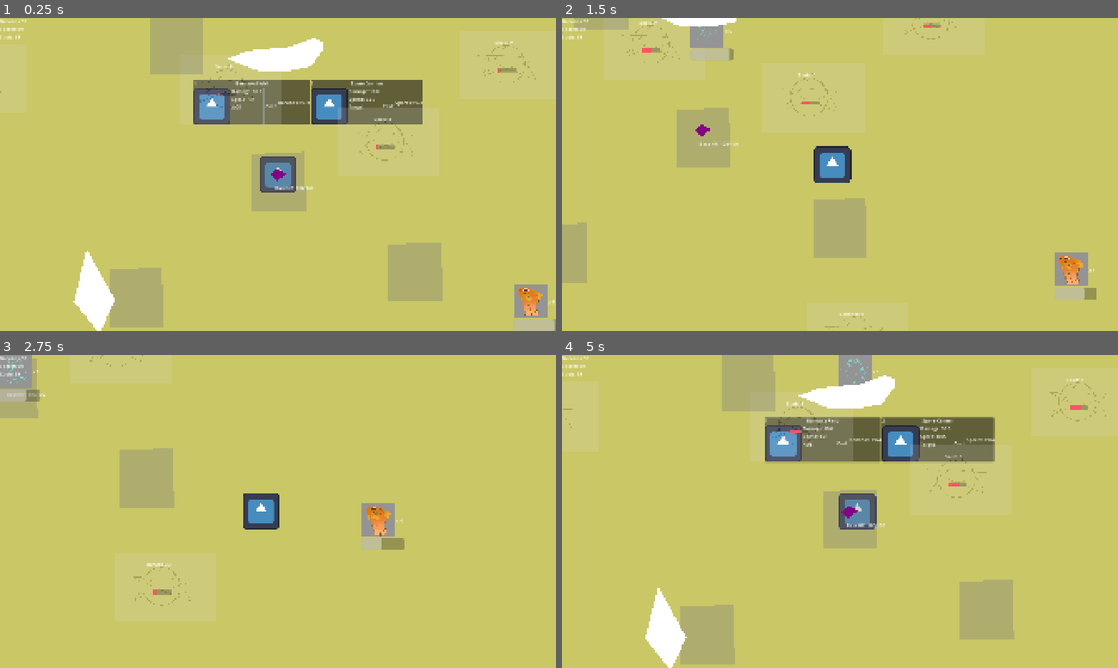
Above: before the commit, frames 1-4 (two rows, left to right).
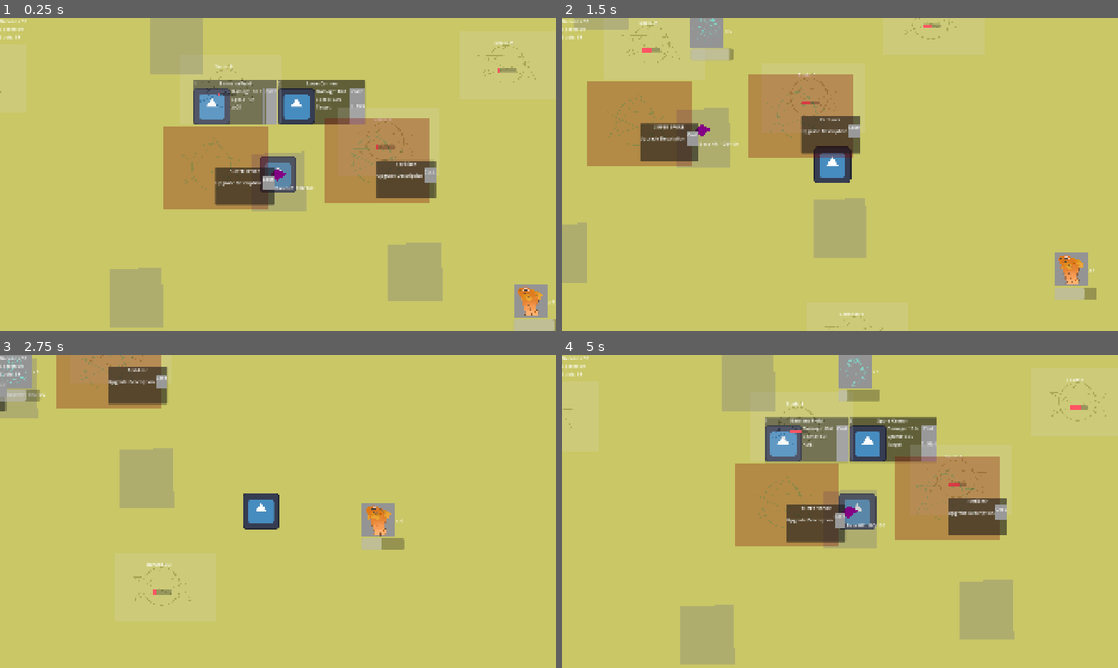
Above: after the commit, the same moments.

Repository: skeeeth/Allstar-Cult-Slip
Game: Godot game, scene res://Source/Level/World/World.tscn
Same seed, same stepped clock (60 frames per second), same inputs: the game is played once before the commit and once after it. The engine's default icon, where the game draws it, is replaced by a stand-in: a white triangle on a blue panel in a dark square.
Inputs:
- Up to frame 1 (0.25 s): no input
- Up to frame 2 (1.5 s): hold D (right) 0.53-1.28 s; hold E (Interact) 0.53-1.28 s; tap 1 (one) at 0.8, 1.35 s; hold S (down) from 1.28 s (still down)
- Up to frame 3 (2.75 s): tap E (Interact) at 1.55 s; release S (down) at 2.03 s; hold D (right) from 2.03 s (still down); hold E (Interact) from 2.03 s (still down); tap 1 (one) at 2.3 s
- Up to frame 4 (5 s): release D (right) at 2.78 s; release E (Interact) at 2.78 s; hold W (up) 2.78-3.53 s; tap 1 (one) at 2.85, 3.8 s; tap E (Interact) at 3.05, 4.55 s; hold 3 (three) 3.53-4.28 s; hold A (left) from 3.53 s (still down); tap 2 (two) at 4.35 s

The runs differ from the first frame. In frame 1, 16% of the frame differs, in the area x 13-79%, y 6-100%; in frame 2, 11%; in frame 3, 3.5%; in frame 4, 16%, in the area x 15-80%, y 6-100%.

Commit message:
Upgrade Flow

Diff:
--- a/Resources/Towers/BananaField.tres
+++ b/Resources/Towers/BananaField.tres
@@ -7,8 +7,5 @@
 script = ExtResource("1_k20hp")
 tower_name = "Bannana Field"
 sprite = ExtResource("2_dyxgp")
-cost = Dictionary[String, int]({
-"Bananas": 4
-})
 area_size = 200.0
 metadata/_custom_type_script = "uid://dlv0kunqio4rh"
--- a/Resources/Towers/Spore Cannon.tres
+++ b/Resources/Towers/Spore Cannon.tres
@@ -7,8 +7,8 @@
 script = ExtResource("1_6b1dq")
 tower_name = "Spore Cannon"
 sprite = ExtResource("2_js56t")
-cost = Dictionary[String, int]({
-"Spores": 4
+cost = Dictionary[int, int]({
+1: 4
 })
 trigger_condition = 1
 trigger_time = 0.05
--- a/Resources/Towers/SuperSpore.tres
+++ b/Resources/Towers/SuperSpore.tres
@@ -7,8 +7,9 @@
 script = ExtResource("1_51p4v")
 tower_name = "SUPER Spore"
 sprite = ExtResource("2_hgmec")
-cost = Dictionary[String, int]({
-"Spores": 100
+cost = Dictionary[int, int]({
+1: 50,
+2: 1
 })
 trigger_time = 0.05
 effect_strength = 100.0
--- /dev/null
+++ b/Resources/Upgrades/fertilizer.tres
@@ -0,0 +1,14 @@
+[gd_resource type="Resource" script_class="Upgrade" format=3 uid="uid://drbsp1wvqv443"]
+
+[ext_resource type="Script" uid="uid://btarx67t2mdtf" path="res://Source/Interactable/Upgrade Offer/upgrade_data.gd" id="1_1nr5r"]
+[ext_resource type="Resource" uid="uid://dkh5n8jlq88wc" path="res://Resources/Towers/SuperSpore.tres" id="2_pp414"]
+
+[resource]
+script = ExtResource("1_1nr5r")
+name = "Fertilizer"
+type = 2
+tower_data = ExtResource("2_pp414")
+stat_increases = Dictionary[String, float]({
+"cadence_B": -1.0
+})
+metadata/_custom_type_script = "uid://btarx67t2mdtf"
--- a/Resources/Upgrades/super_spore_BP.tres
+++ b/Resources/Upgrades/super_spore_BP.tres
@@ -5,5 +5,6 @@
 
 [resource]
 script = ExtResource("1_1rx8l")
+name = "SUPER SPORE"
 tower_data = ExtResource("2_uttk6")
 metadata/_custom_type_script = "uid://btarx67t2mdtf"
--- a/Source/Interactable/Circle/resource_circle.gd
+++ b/Source/Interactable/Circle/resource_circle.gd
@@ -1,8 +1,9 @@
 extends Node2D
+class_name ResourceCircle
 
 @export var cadence:float = 10
 var progress:float = 0
-@export var type:String
+@export var type:ResourceManager.ResourceTypes
 var store:int
 
 @onready var interact_hitbox: Interactable = $"Interaction Area"
@@ -11,11 +12,12 @@
 
 func _ready() -> void:
 	interact_hitbox.interacted.connect(on_interaction)
+	ResourceManager.stat_change.connect(stat_change)
 	roll_resource()
 
 func on_interaction():
 	if store >= 1:
-		ResourceManager.add_resource(type,store)
+		ResourceManager.add_resource(ResourceManager.ResourceNames[type],store)
 		store = 0
 		progress = 0
 		roll_resource()
@@ -31,11 +33,30 @@
 
 func roll_resource():
 	var t = ResourceManager.ResourceTypes.values().pick_random()
-	type = ResourceManager.ResourceNames[t]
+	type = t
 	cadence = ResourceManager.ResourceCadence[t]
 
 	progress_bar.max_value = cadence
 	_set_text()
 
 func _set_text():
-	count_text.text = "%s: %s" % [type,store]
+	count_text.text = "%s: %s" % [ResourceManager.ResourceNames[type],store]
+
+
+func stat_change():
+	cadence =  ResourceManager.ResourceCadence[type]
+
+static func get_upgrade(dict:Dictionary[String,float]):
+	#man this seems really ugly but i dont know what other kind of type safety
+	# i can do to decouple
+
+	for key in dict:
+		match key:
+			"cadence_O":
+				ResourceManager.change_cadence(
+					ResourceManager.ResourceTypes.O,
+					dict[key])
+			"cadence_B":
+				ResourceManager.change_cadence(
+					ResourceManager.ResourceTypes.B,
+					dict[key])
--- a/Source/Interactable/Tower Site/Build Info/TowerDisplay.gd
+++ b/Source/Interactable/Tower Site/Build Info/TowerDisplay.gd
@@ -6,7 +6,8 @@
 @onready var attack: Label = $"VBoxContainer/HBoxContainer/stat block/Attack"
 @onready var speed: Label = $"VBoxContainer/HBoxContainer/stat block/Speed"
 @onready var type: Label = $"VBoxContainer/HBoxContainer/stat block/Type"
-@onready var cost: Label = $VBoxContainer/HBoxContainer/VBoxContainer/Cost
+@export var cost: Cost_Block
+
 @onready var index_number: Label = $IndexNumber
 
 
@@ -27,21 +28,12 @@
 					data.trigger_conditions.UNIT_TIME else "AOE"
 	type.text = type_text
 
-	update_cost_text(data)
+	cost.update_cost_text(data.cost)
 
 
-func update_cost_text(data:TowerData):
-	#colored text here would be good but would bb code should have a
-	# fundamentally different approach
-	var cost_text:String = ""
-	for k in data.cost.keys():
-		cost_text += "%s: %s/%s\n" % [k, ResourceManager.current[k], data.cost[k]]
-
-	cost.text = cost_text
 
 func set_hover():
 	add_theme_stylebox_override("panel",hover_box)
 
 func clear_hover():
-
 	add_theme_stylebox_override("panel", unhover_box)
--- a/Source/Interactable/Tower Site/Build Info/TowerDisplay.tscn
+++ b/Source/Interactable/Tower Site/Build Info/TowerDisplay.tscn
@@ -2,6 +2,7 @@
 
 [ext_resource type="Script" uid="uid://c811mes3j7bpk" path="res://Source/Interactable/Tower Site/Build Info/TowerDisplay.gd" id="1_phg03"]
 [ext_resource type="Texture2D" uid="uid://c5kii1yvg8xpe" path="res://icon.svg" id="2_uac31"]
+[ext_resource type="PackedScene" uid="uid://dysyp1s6hpiwg" path="res://Source/Level/UI/Cost Block/CostBlock.tscn" id="3_uac31"]
 
 [sub_resource type="StyleBoxFlat" id="StyleBoxFlat_phg03"]
 content_margin_left = 0.0
@@ -19,10 +20,11 @@
 corner_radius_bottom_left = 3
 corner_detail = 5
 
-[node name="PanelContainer" type="PanelContainer" unique_id=1923559672]
+[node name="PanelContainer" type="PanelContainer" unique_id=1923559672 node_paths=PackedStringArray("cost")]
 offset_right = 40.0
 offset_bottom = 40.0
 script = ExtResource("1_phg03")
+cost = NodePath("VBoxContainer/HBoxContainer/Cost Block")
 hover_box = SubResource("StyleBoxFlat_phg03")
 
 [node name="VBoxContainer" type="VBoxContainer" parent="." unique_id=639481684]
@@ -58,20 +60,8 @@
 [node name="VSeparator" type="VSeparator" parent="VBoxContainer/HBoxContainer" unique_id=839121615]
 layout_mode = 2
 
-[node name="Label" type="Label" parent="VBoxContainer/HBoxContainer" unique_id=1136554067]
+[node name="Cost Block" parent="VBoxContainer/HBoxContainer" unique_id=2101558873 instance=ExtResource("3_uac31")]
 layout_mode = 2
-text = "Cost:"
-
-[node name="VBoxContainer" type="VBoxContainer" parent="VBoxContainer/HBoxContainer" unique_id=1828741668]
-layout_mode = 2
-
-[node name="Cost" type="Label" parent="VBoxContainer/HBoxContainer/VBoxContainer" unique_id=1488502190]
-layout_mode = 2
-size_flags_vertical = 3
-text = "Bananas: X
-Spores: X
-Souls: X"
-vertical_alignment = 1
 
 [node name="IndexNumber" type="Label" parent="." unique_id=1428570717]
 layout_mode = 2
--- a/Source/Interactable/Tower Site/tower_site.gd
+++ b/Source/Interactable/Tower Site/tower_site.gd
@@ -32,13 +32,15 @@
 	if !blueprint: return
 
 	for type in blueprint.cost:
+		var type_name = ResourceManager.ResourceNames[type]
 		#print(type)
-		if !ResourceManager.try_spend(type,blueprint.cost[type]):
+		if !ResourceManager.try_spend(type_name,blueprint.cost[type]):
 			#Resource Fail
 			return
 
 	for type in blueprint.cost:
-		ResourceManager.spend(type,blueprint.cost[type])
+		var type_name = ResourceManager.ResourceNames[type]
+		ResourceManager.spend(type_name,blueprint.cost[type])
 
 	#if no fail, then a success
 	var new_tower = Tower.create(blueprint)
--- a/Source/Interactable/Towers/TowerData.gd
+++ b/Source/Interactable/Towers/TowerData.gd
@@ -4,7 +4,7 @@
 @export var tower_name:String
 @export var sprite:Texture2D
 
-@export var cost:Dictionary[String,int]
+@export var cost:Dictionary[ResourceManager.ResourceTypes,int]
 
 enum trigger_conditions{AREA_TIME, UNIT_TIME, ENTRY, EXIT}
 @export var trigger_condition:trigger_conditions
--- a/Source/Interactable/Upgrade Offer/upgrade_data.gd
+++ b/Source/Interactable/Upgrade Offer/upgrade_data.gd
@@ -1,4 +1,17 @@
 extends Resource
 class_name Upgrade
 
+
+@export var name:String = "Upgrade Name"
+@export var description:String = "Upgrade Description"
+@export var cost:Dictionary[ResourceManager.ResourceTypes,int]
+
+
+@export var unlocks:Array[Upgrade] #circular ref danger?
+
+enum effects{BLUEPRINT, TOWER_BUFF, RESOURCE_BUFF}
+@export var type:effects
+
 @export var tower_data:TowerData
+
+@export var stat_increases:Dictionary[String, float]
--- /dev/null
+++ b/Source/Interactable/Upgrade Offer/upgrade_info.gd
@@ -0,0 +1,11 @@
+extends PanelContainer
+class_name UpgradeInfo
+
+@export var cost_block:Cost_Block
+@export var title_line:Label
+@export var description:Label
+
+func set_info(data:Upgrade):
+	cost_block.update_cost_text(data.cost)
+	title_line.text = data.name
+	description.text = data.description
--- /dev/null
+++ b/Source/Interactable/Upgrade Offer/upgrade_info.tscn
@@ -0,0 +1,31 @@
+[gd_scene format=3 uid="uid://c57kdddxeiw7f"]
+
+[ext_resource type="PackedScene" uid="uid://dysyp1s6hpiwg" path="res://Source/Level/UI/Cost Block/CostBlock.tscn" id="1_00scd"]
+[ext_resource type="Script" uid="uid://doilfccx5iltu" path="res://Source/Interactable/Upgrade Offer/upgrade_info.gd" id="1_8c17f"]
+
+[node name="Info Block" type="PanelContainer" unique_id=501015177 node_paths=PackedStringArray("cost_block", "title_line", "description")]
+offset_right = 184.0
+offset_bottom = 129.0
+script = ExtResource("1_8c17f")
+cost_block = NodePath("VBoxContainer/HBoxContainer/Cost Block")
+title_line = NodePath("VBoxContainer/Title")
+description = NodePath("VBoxContainer/HBoxContainer/Description")
+
+[node name="VBoxContainer" type="VBoxContainer" parent="." unique_id=882903248]
+layout_mode = 2
+
+[node name="Title" type="Label" parent="VBoxContainer" unique_id=2068518201]
+layout_mode = 2
+text = "Name"
+horizontal_alignment = 1
+
+[node name="HBoxContainer" type="HBoxContainer" parent="VBoxContainer" unique_id=310506525]
+layout_mode = 2
+
+[node name="Description" type="Label" parent="VBoxContainer/HBoxContainer" unique_id=1792499705]
+layout_mode = 2
+text = "Description:"
+
+[node name="Cost Block" parent="VBoxContainer/HBoxContainer" unique_id=1637814634 instance=ExtResource("1_00scd")]
+z_index = 1
+layout_mode = 2
--- a/Source/Interactable/Upgrade Offer/upgrade_offer.gd
+++ b/Source/Interactable/Upgrade Offer/upgrade_offer.gd
@@ -1,13 +1,61 @@
 extends Node2D
+class_name UpgradeOffer
+
 @export var interactable: Interactable
+@export var info_block:UpgradeInfo
+
+@export var interval:float
 
 @export var offer:Upgrade
 
+@export var starting_pool:Array[Upgrade]
+static var upgrade_pool:Array[Upgrade]
+
+func _ready() -> void:
+	upgrade_pool = starting_pool
+	change_offer()
+	interactable.interacted.connect(on_interact)
+	interactable.entered.connect(on_enter)
+	interactable.exited.connect(on_exit)
+
 func on_interact():
+	#check costs
+
 	apply_upgrade()
 
+func on_enter():
+	pass
+
+func on_exit():
+	pass
+
+func change_offer():
+	var new_blueprint:Upgrade = upgrade_pool.pick_random()
+	offer = new_blueprint
+	info_block.set_info(offer)
+
+
 func apply_upgrade():
-	TowerSite.add_pool(offer.tower_data)
+	#remove all instances of offer from pool
+	#cannot use simple array.erase(offer) because an upgrade may have been unlocked multiple times
+	upgrade_pool.filter(func(u): return u == offer)
+
+	#apply costs
+	for k in offer.cost:
+		ResourceManager.spend(ResourceManager.ResourceNames[k],offer.cost[k])
+
+	#add unlocks to pool
+	for u in offer.unlocks:
+		upgrade_pool.append(u)
+
+#region Do the damn thing
+	match  offer.type:
+		Upgrade.effects.BLUEPRINT:
+			TowerSite.add_pool(offer.tower_data)
+		Upgrade.effects.RESOURCE_BUFF:
+			ResourceCircle.get_upgrade(offer.stat_increases)
+#endregion
+
 
 
 func _input(event: InputEvent) -> void:
--- a/Source/Interactable/Upgrade Offer/upgrade_offer.tscn
+++ b/Source/Interactable/Upgrade Offer/upgrade_offer.tscn
@@ -2,9 +2,24 @@
 
 [ext_resource type="Script" uid="uid://ca3qtc7hrkhjc" path="res://Source/Interactable/Upgrade Offer/upgrade_offer.gd" id="1_0kqjk"]
 [ext_resource type="PackedScene" uid="uid://chb2l2bjixpa2" path="res://Source/Interactable/Interactable.tscn" id="1_pynd8"]
+[ext_resource type="Resource" uid="uid://bjhl4pu7f188b" path="res://Resources/Upgrades/super_spore_BP.tres" id="2_u85dk"]
+[ext_resource type="Script" uid="uid://btarx67t2mdtf" path="res://Source/Interactable/Upgrade Offer/upgrade_data.gd" id="3_51exp"]
+[ext_resource type="Texture2D" uid="uid://tpwhhityw7ig" path="res://Assets/CUSTOM PLACEHOLDER/Pentagram.png" id="5_hrwrk"]
+[ext_resource type="PackedScene" uid="uid://c57kdddxeiw7f" path="res://Source/Interactable/Upgrade Offer/upgrade_info.tscn" id="6_51exp"]
 
-[node name="Upgrade Offer" type="Node2D" unique_id=167568939 node_paths=PackedStringArray("interactable")]
+[node name="Upgrade Offer" type="Node2D" unique_id=167568939 node_paths=PackedStringArray("interactable", "info_block")]
 script = ExtResource("1_0kqjk")
 interactable = NodePath("Interaction Area")
+info_block = NodePath("Info Block")
+interval = 30.0
+offer = ExtResource("2_u85dk")
+starting_pool = Array[ExtResource("3_51exp")]([ExtResource("2_u85dk")])
 
 [node name="Interaction Area" parent="." unique_id=268138595 instance=ExtResource("1_pynd8")]
+
+[node name="Sprite2D" type="Sprite2D" parent="." unique_id=1400561317]
+modulate = Color(0.5137255, 0, 0, 0.30980393)
+scale = Vector2(0.4, 0.4)
+texture = ExtResource("5_hrwrk")
+
+[node name="Info Block" parent="." unique_id=501015177 instance=ExtResource("6_51exp")]
--- a/Source/Level/Resource/ResourceManager.gd
+++ b/Source/Level/Resource/ResourceManager.gd
@@ -2,6 +2,8 @@
 
 signal new_key(key:String, value:int)
 signal key_update(key:String, change:int)
+
+signal stat_change
 
 var current:Dictionary[String, int]
 enum ResourceTypes{B,O,U}
@@ -38,3 +40,13 @@
 	#only call if try_spend confirms the existance and amount of type
 	current[type] -= amount
 	key_update.emit(type,-amount)
+
+
+func get_current(key:ResourceManager.ResourceTypes):
+	return current[ResourceManager.ResourceNames[key]]
+
+
+func change_cadence(type:ResourceManager.ResourceTypes,amount:float):
+	ResourceCadence[type] += amount
+
+	stat_change.emit()
--- /dev/null
+++ b/Source/Level/UI/Cost Block/CostBlock.tscn
@@ -0,0 +1,31 @@
+[gd_scene format=3 uid="uid://dysyp1s6hpiwg"]
+
+[ext_resource type="Script" uid="uid://b880s5kkw8xm4" path="res://Source/Level/UI/Cost Block/cost_block.gd" id="1_tsj76"]
+
+[sub_resource type="StyleBoxFlat" id="StyleBoxFlat_hrwrk"]
+
+[node name="HBoxContainer" type="PanelContainer" unique_id=1637814634]
+offset_right = 133.0
+offset_bottom = 75.0
+theme_override_styles/panel = SubResource("StyleBoxFlat_hrwrk")
+script = ExtResource("1_tsj76")
+
+[node name="VBoxContainer" type="VBoxContainer" parent="." unique_id=602962653]
+layout_mode = 2
+
+[node name="Label" type="Label" parent="VBoxContainer" unique_id=1633243471]
+layout_mode = 2
+text = "Cost:"
+horizontal_alignment = 1
+
+[node name="Cost" type="Label" parent="VBoxContainer" unique_id=1459567687]
+layout_mode = 2
+size_flags_vertical = 3
+text = "Bananas: X
+Spores: X
+Souls: X"
+vertical_alignment = 1
+
+[node name="HBoxContainer" type="HBoxContainer" parent="." unique_id=1362616236]
+visible = false
+layout_mode = 2
--- /dev/null
+++ b/Source/Level/UI/Cost Block/cost_block.gd
@@ -0,0 +1,14 @@
+extends Container
+class_name Cost_Block
+
+@onready var cost: Label = $VBoxContainer/Cost
+
+
+func update_cost_text(data:Dictionary[ResourceManager.ResourceTypes,int]):
+	#colored text here would be good but would bb code should have a
+	# fundamentally different approach
+	var cost_text:String = ""
+	for k in data:
+		cost_text += "%s: %s/%s\n" % [k, ResourceManager.get_current(k), data[k]]
+
+	cost.text = cost_text
--- a/Source/Level/World/World.tscn
+++ b/Source/Level/World/World.tscn
@@ -12,7 +12,8 @@
 [ext_resource type="Script" uid="uid://c373uigs4r2l5" path="res://Source/Level/World/draw_rocks.gd" id="9_1obq6"]
 [ext_resource type="PackedScene" uid="uid://ditooupt0qhfe" path="res://Source/Level/World/Base/Base.tscn" id="11_1obq6"]
 [ext_resource type="PackedScene" uid="uid://c2og13fi0nolf" path="res://Source/Interactable/Upgrade Offer/upgrade_offer.tscn" id="12_8er02"]
-[ext_resource type="Resource" uid="uid://bjhl4pu7f188b" path="res://Resources/Upgrades/super_spore_BP.tres" id="13_kwrcj"]
+[ext_resource type="Script" uid="uid://btarx67t2mdtf" path="res://Source/Interactable/Upgrade Offer/upgrade_data.gd" id="13_21ogx"]
+[ext_resource type="Resource" uid="uid://drbsp1wvqv443" path="res://Resources/Upgrades/fertilizer.tres" id="14_a8j1u"]
 
 [sub_resource type="NavigationPolygon" id="NavigationPolygon_kwrcj"]
 vertices = PackedVector2Array(215, -473, 538.09375, -1623.8672, 2932.8984, 315.20313, 214, -439, -220.13281, 1970.25, - …(214 unchanged characters)…
@@ -45,7 +46,7 @@
 position = Vector2(-3, 35)
 
 [node name="Nav" type="NavigationRegion2D" parent="." unique_id=345938183]
-z_index = 2
+z_index = -28
 navigation_polygon = SubResource("NavigationPolygon_kwrcj")
 
 [node name="Rocks" type="Node2D" parent="Nav" unique_id=1487390503]
@@ -115,11 +116,16 @@
 [node name="TowerSite4" parent="Tower Sites" unique_id=1683002256 instance=ExtResource("4_huh1a")]
 position = Vector2(-496, 434)
 
-[node name="Node2D" type="Node2D" parent="." unique_id=743826247]
+[node name="Upgrade Circles" type="Node2D" parent="." unique_id=743826247]
 
-[node name="Upgrade Offer" parent="." unique_id=167568939 instance=ExtResource("12_8er02")]
+[node name="Upgrade Offer" parent="Upgrade Circles" unique_id=167568939 instance=ExtResource("12_8er02")]
 position = Vector2(-216, -23)
-offer = ExtResource("13_kwrcj")
+interval = 0.0
+
+[node name="Upgrade Offer2" parent="Upgrade Circles" unique_id=244389933 instance=ExtResource("12_8er02")]
+position = Vector2(341, -48)
+interval = 0.0
+starting_pool = Array[ExtResource("13_21ogx")]([ExtResource("14_a8j1u")])
 
 [node name="Map Dressing" type="Node2D" parent="." unique_id=1132725848]
 
@@ -134,4 +140,6 @@
 color = Color(0, 0, 1, 1)
 polygon = PackedVector2Array(-5428, -3731, -4933, 6192, 6443, 5573, 5678, -4253)
 
+[node name="Upgrade Locations" type="Node2D" parent="." unique_id=277016136]
+
 [connection signal="timeout" from="Wave Managerr/Timer" to="Wave Managerr" method="_on_timer_timeout"]
Not shown, added: Source/Interactable/Upgrade Offer/upgrade_info.gd.uid
Not shown, added: Source/Level/UI/Cost Block/cost_block.gd.uid
